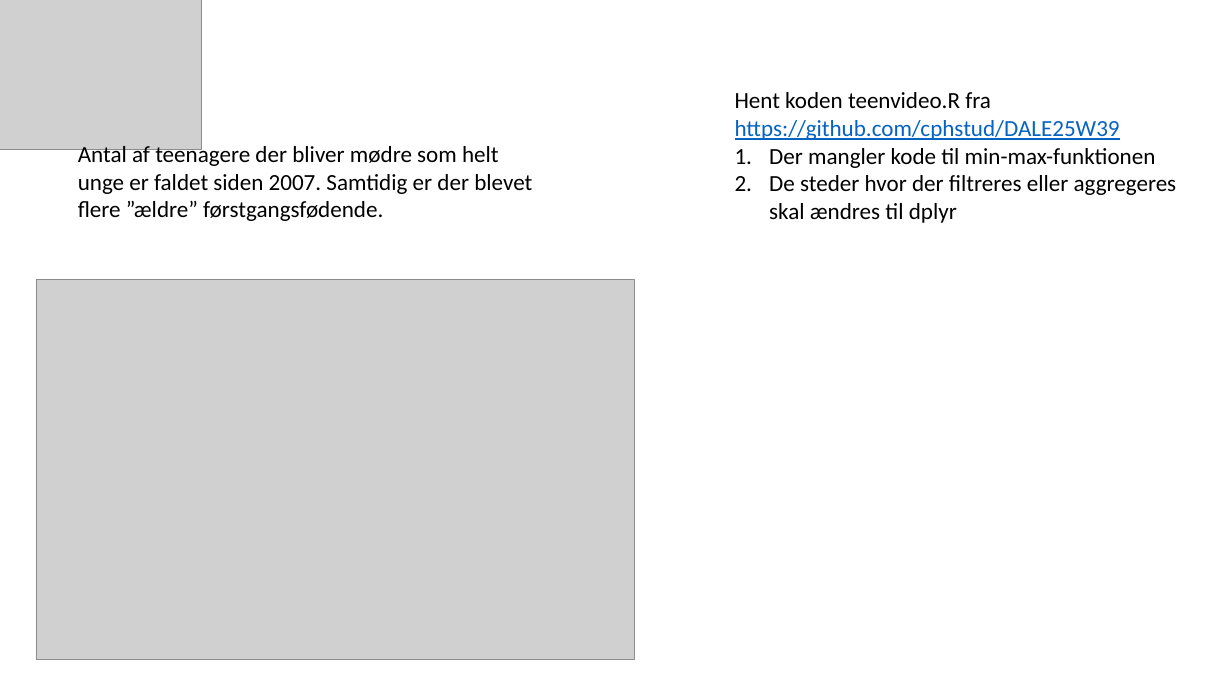
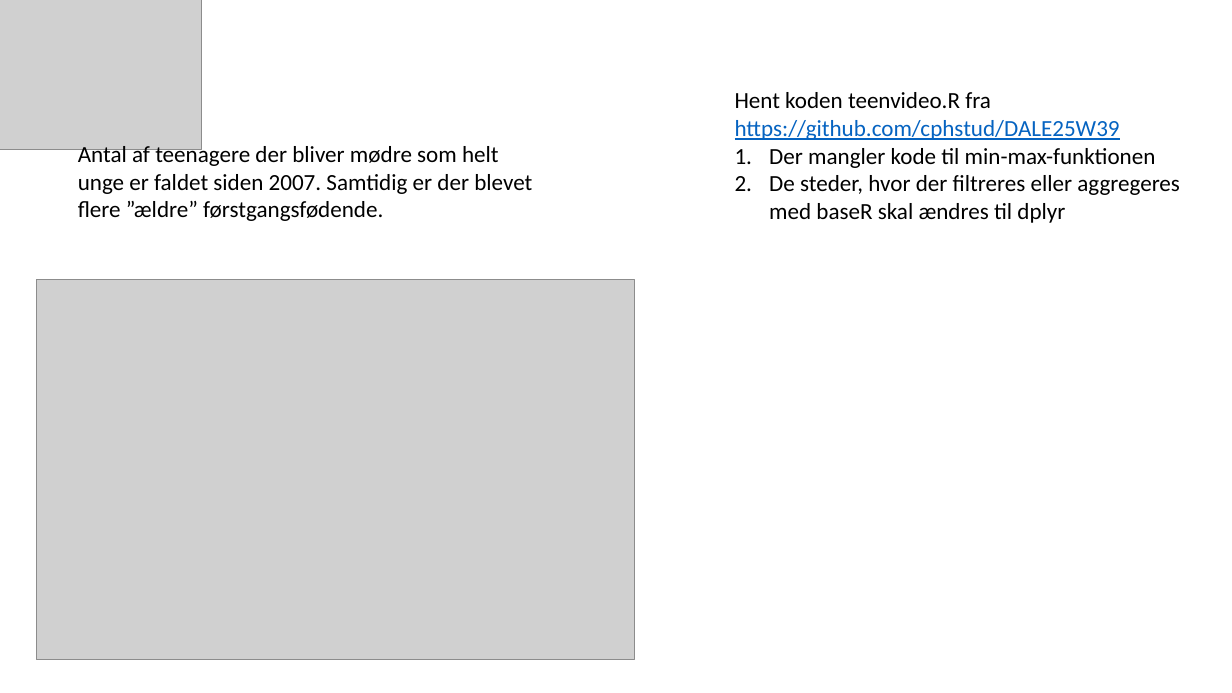
Before and after one commit to cphstud/DALE25W39, a slide deck: slide 8 of DALE25-W39-DSTAPI.pptx. Drawn at 1232x693 pixels with LibreOffice and Linux fonts; fonts in the diff are those of the drawing; grey boxes stand for pictures. Boxes give left, top, right and bottom in pixels: in the first picture for what was removed or moved away, otherwise in the second. Text is boxed around its words. In the diff, an @@ line names an element or a change of style, - is before the commit and + after.

```diff
--- a/DALE25-W39-DSTAPI.pptx
+++ b/DALE25-W39-DSTAPI.pptx
@@ text at box(769, 175, 1180, 223): text changed @@
-2. De steder hvor der filtreres eller aggregeres skal ændres til dplyr
+2. De steder, hvor der filtreres eller aggregeres med baseR skal ændres til dplyr
```
Also in this commit, not shown: 3 other slides changed, 2 slides added, 1 slide removed.
